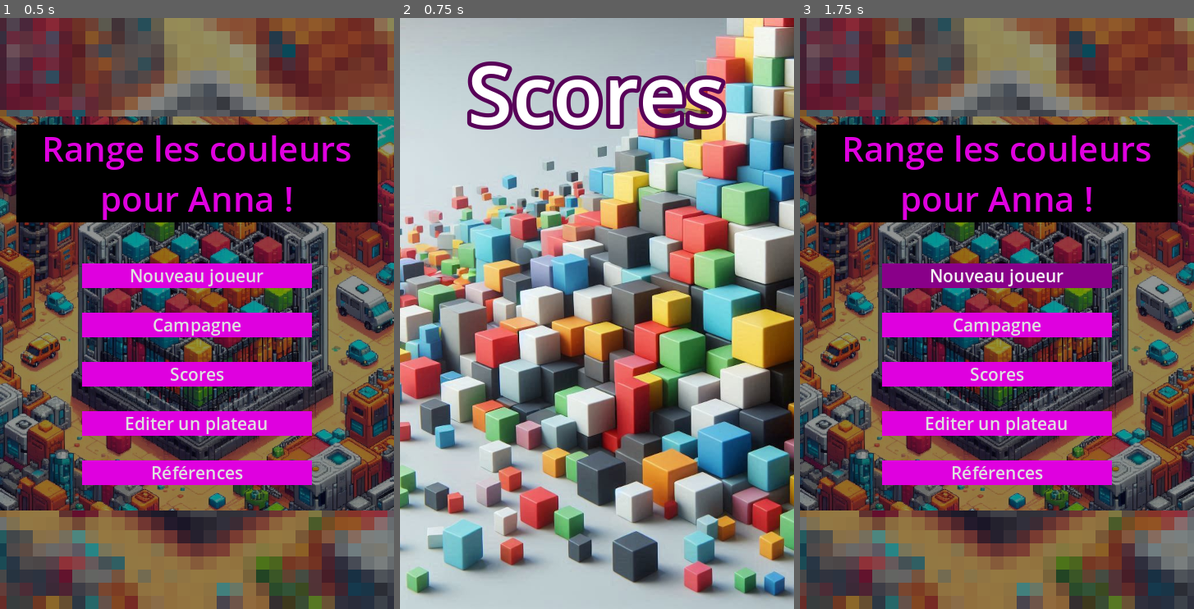
Above: before the commit, frames 1-3 (left to right).
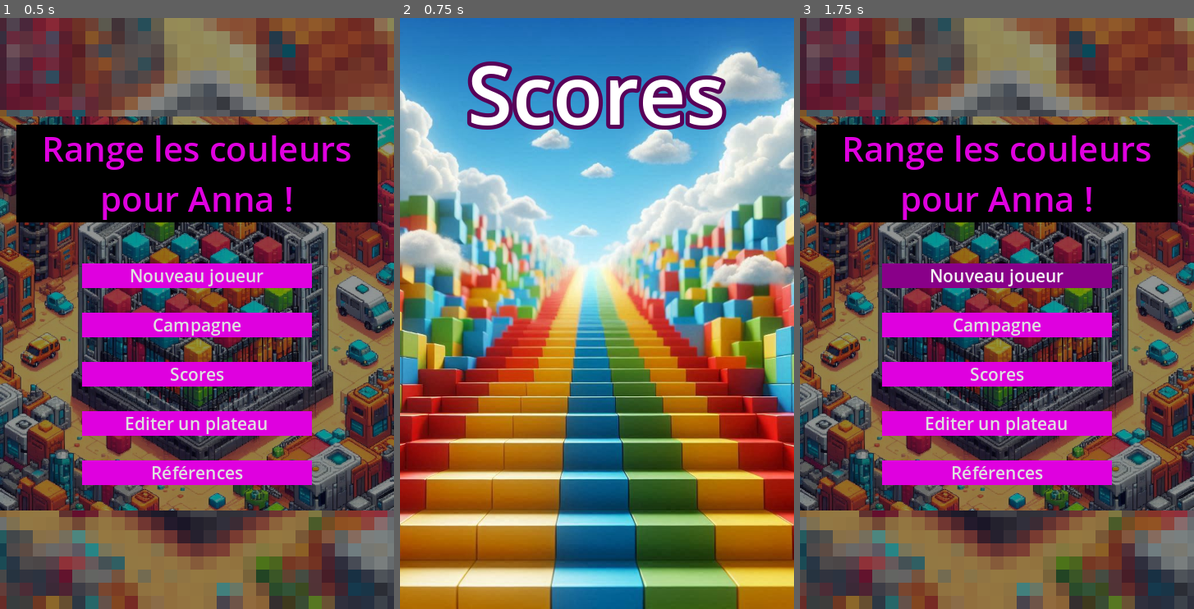
Above: after the commit, the same moments.

Repository: leguims/godot-color-sort-for-anna
Game: Godot game, scene res://Scenes/MenuPrincipal/menu_principal.tscn
Same seed, same stepped clock (60 frames per second), same inputs: the game is played once before the commit and once after it.
Inputs (mouse positions are in pixels of both pictures, inside the frame that each line leads up to):
- Up to frame 1 (0.5 s): no input
- Up to frame 2 (0.75 s): click "Scores" at 0.5 s
- Up to frame 3 (1.75 s): tap Enter at 1.25 s; move the mouse to (1083, 283) at 1.27 s; click (1083, 283) at 1.42 s

Frame 1 is identical in both runs. In frame 2, 93% of the frame differs, in the area x 0-100%, y 0-100%; in frame 3, nothing differs.

Commit message:
Fond score + Amélioration Anna d'amour !

Diff:
--- a/Scenes/Scores/scores.tscn
+++ b/Scenes/Scores/scores.tscn
@@ -1,7 +1,7 @@
 [gd_scene load_steps=3 format=3 uid="uid://syi3krptex2w"]
 
 [ext_resource type="Script" path="res://Scenes/Scores/scores.gd" id="1_4sbfv"]
-[ext_resource type="Texture2D" uid="uid://8g07gqo7rq7k" path="res://Art/Images/fond_scores_480x720.png" id="1_83lri"]
+[ext_resource type="Texture2D" uid="uid://dea50033w1jx6" path="res://Art/Images/fond_scores_2_480x720.png" id="2_63kir"]
 
 [node name="Scores" type="Node"]
 script = ExtResource("1_4sbfv")
@@ -12,7 +12,7 @@
 anchor_bottom = 1.0
 grow_horizontal = 2
 grow_vertical = 2
-texture = ExtResource("1_83lri")
+texture = ExtResource("2_63kir")
 
 [node name="TitreScores" type="RichTextLabel" parent="."]
 anchors_preset = 10
@@ -37,9 +37,9 @@
 pivot_offset = Vector2(272, 144)
 bbcode_enabled = true
 text = "[outline_size=10][color=white][center]
-[font_size=60][color=gold]J2 - Niv 9.3 /15[/color][/font_size]
-[font_size=50][color=silver]J1 - Niv 9.3 /33[/color][/font_size]
-[font_size=40][color=#CD7F32]J3 - Niv 8.6 /7[/color][/font_size]
-[font_size=30]J5 -score 4
-J6 -score 5[/font_size]
+[font_size=60][color=gold]Anna 69666[/color][/font_size]
+[font_size=50][color=silver]Totolinoob 35123[/color][/font_size]
+[font_size=40][color=#CD7F32]GuiGuiQ 15123[/color][/font_size]
+[font_size=30]J5 13
+J6 5[/font_size]
 [/center][/color][/outline_size]"
--- a/Scenes/gestion_score.gd
+++ b/Scenes/gestion_score.gd
@@ -305,11 +305,11 @@
 					var ratio_victoire = nb_parties_gagnees / nb_parties_jouees
 					# Score sur le ratio du temps référence/joué
 					var temps_reference = niveau * 7
-					var ratio_temps = temps_reference / duree
+					var ratio_temps = temps_reference * nb_parties_gagnees / duree
 					var score_niveau = int(100 * niveau * (ratio_victoire + ratio_temps))
 					score += score_niveau
 	if joueur.get('nom').to_lower() == 'Anna'.to_lower():
-		score *= 2
+		score *= 4
 	return score
 
 func lire_la_liste_des_joueurs() -> Variant:
Binary file added: Art/Images/fond_scores_2_480x720.png
Not shown, added: Art/Images/fond_scores_2_480x720.png.import
